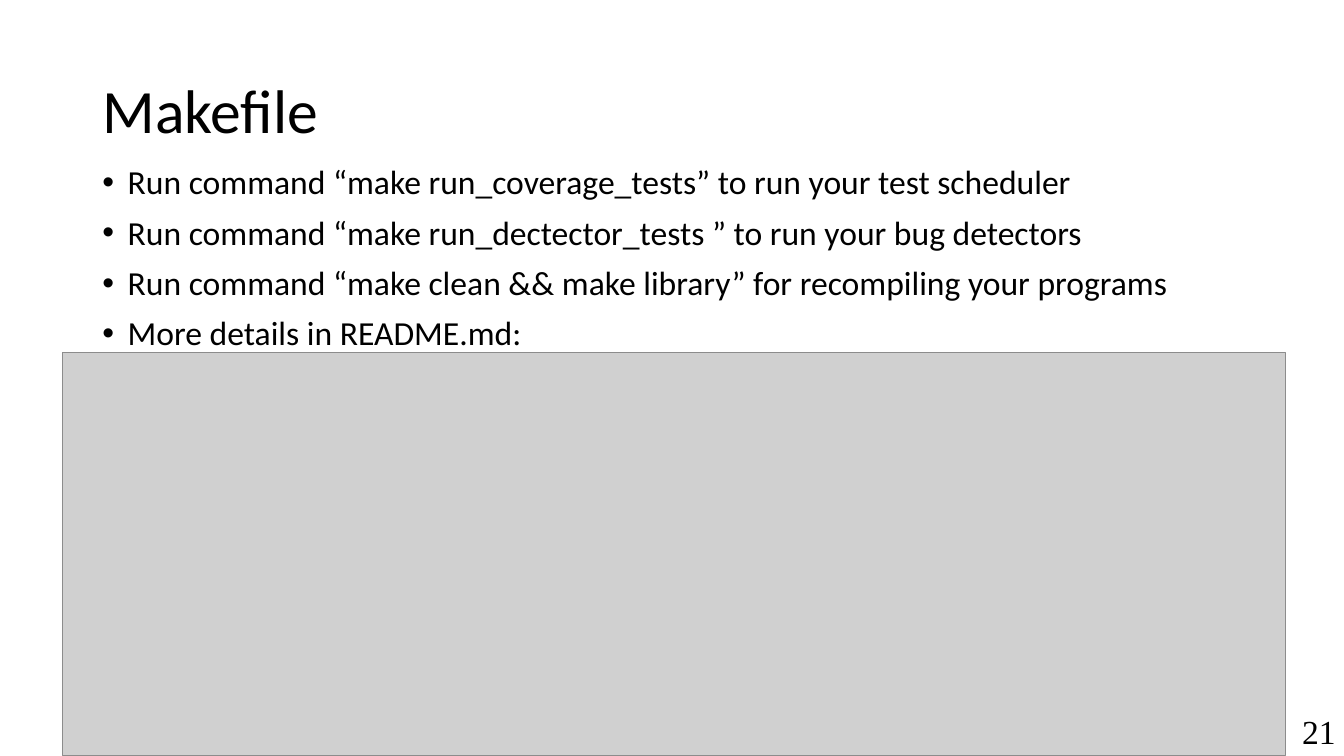
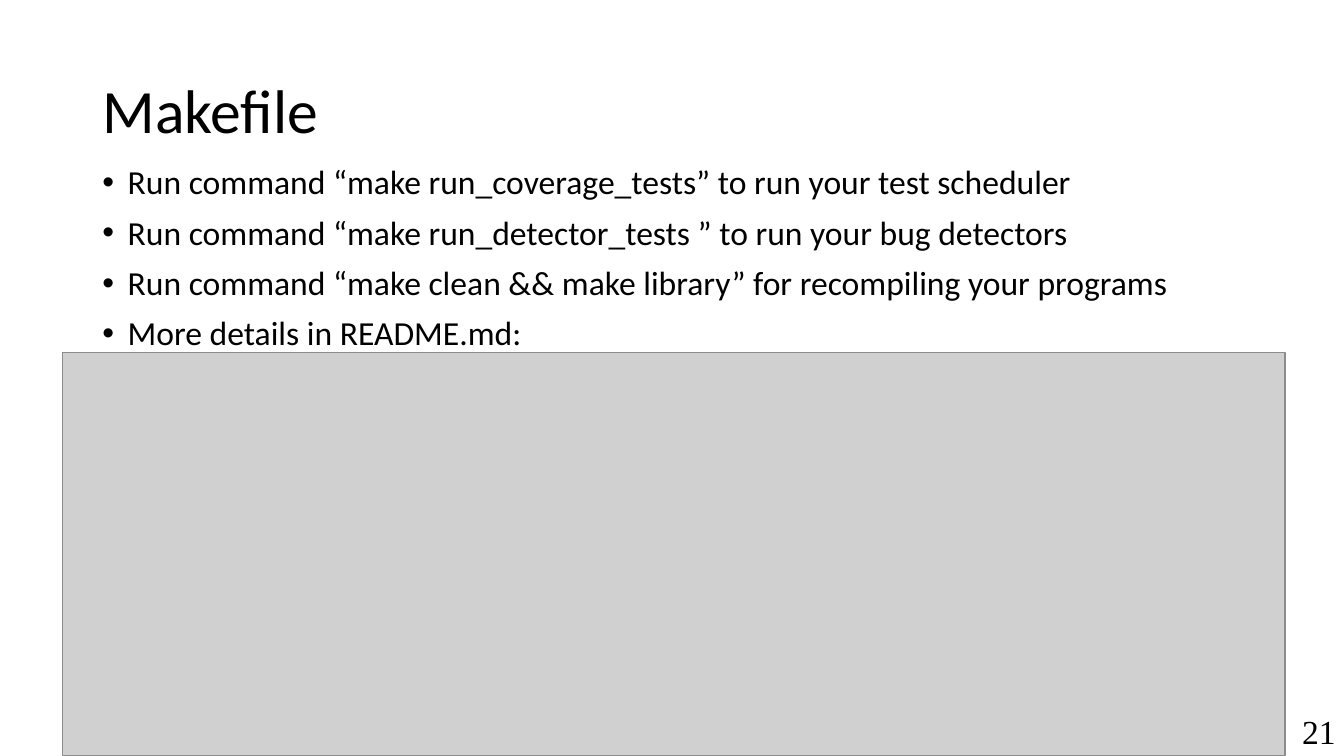
Before and after one commit to antoniobianchi333/cs408, a slide deck: slide 21 of labs/lab1/slides/lab1_intro.pptx. Drawn at 1344x756 pixels with LibreOffice and Linux fonts; fonts in the diff are those of the drawing; grey boxes stand for pictures. Boxes give left, top, right and bottom in pixels: in the first picture for what was removed or moved away, otherwise in the second. Text is boxed around its words. In the diff, an @@ line names an element or a change of style, - is before the commit and + after.

```diff
--- a/labs/lab1/slides/lab1_intro.pptx
+++ b/labs/lab1/slides/lab1_intro.pptx
@@ text at (128,221,1067,251): text changed @@
-• Run command “make run_dectector_tests ” to run your bug detectors
+• Run command “make run_detector_tests ” to run your bug detectors
```
Also in this commit, not shown: 4 other slides changed.
